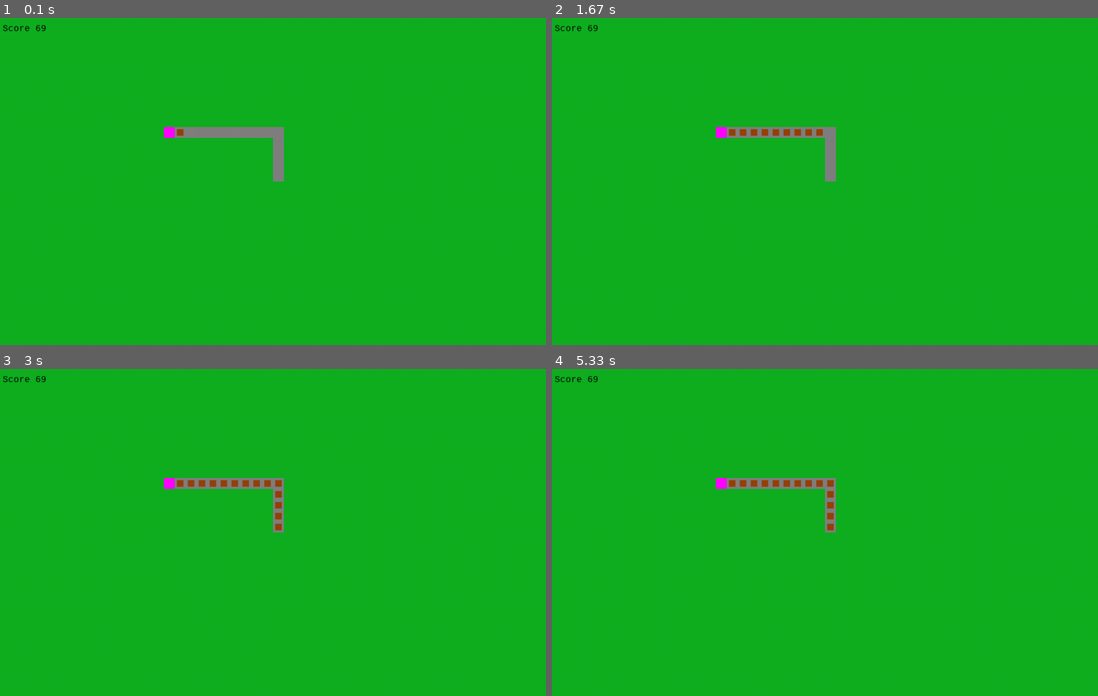
Above: before the commit, frames 1-4 (two rows, left to right).
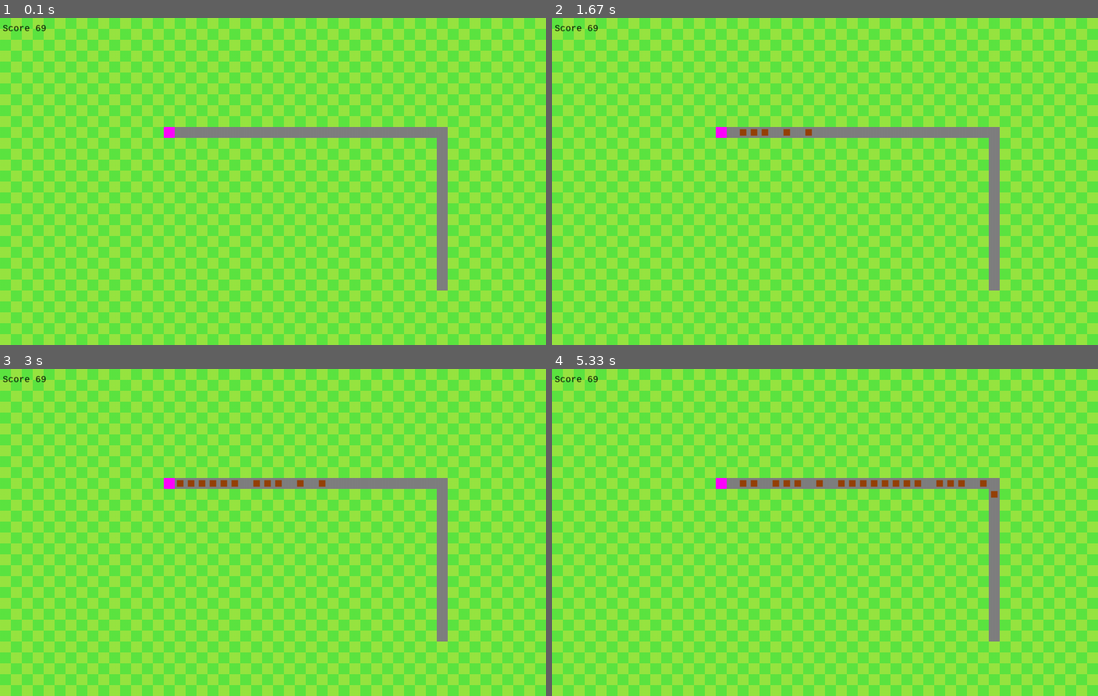
Above: after the commit, the same moments.

Repository: slin-j/funny_projects
Game: pygame game, started from py/minegame/main.py
Two runs of this game, one before a commit and one after it. Both use one fixed random seed, a clock stepped at 60 frames per second and the inputs below.
Inputs:
- Up to frame 1 (0.1 s): no input
- Up to frame 2 (1.67 s): tap F at 0.33, 0.73, 1.03, 1.23, 1.57 s
- Up to frame 3 (3 s): tap F at 1.87, 2.07, 2.37, 2.63, 2.97 s
- Up to frame 4 (5.33 s): tap F at 3.27, 3.4, 3.8, 4.1, 4.47, 4.87, 5.17 s

The runs differ from the first frame. In frame 1, 99% of the frame differs, in the area x 0-100%, y 0-100%; in frame 2, 99%; in frame 3, 99%; in frame 4, 99%.

Commit message:
fixed desync-bug

Diff:
--- a/py/minegame/environment.py
+++ b/py/minegame/environment.py
@@ -6,3 +6,13 @@
 
     def draw_background(self):
         self.bg.fill([16,176,33])
+
+    def draw_dbg_grid(self, SCR_WIDTH, SCR_HEIGHT):
+        for y in range(0,int(SCR_WIDTH / 20)):
+            for x in range(0,int(SCR_HEIGHT / 20)):
+                if (x + y) % 2:
+                    rect = pygame.Rect((20*x,20*y),(20,20))   # (position),(dimension)
+                    pygame.draw.rect(self.bg,(152, 230, 66),rect)
+                else:
+                    rect = pygame.Rect((20*x,20*y),(20,20))   # (position),(dimension)
+                    pygame.draw.rect(self.bg,(93, 230, 66),rect)
--- a/py/minegame/main.py
+++ b/py/minegame/main.py
@@ -1,5 +1,6 @@
 import sys
 import pygame
+import time
 
 import environment
 import resource_collect
@@ -18,17 +19,18 @@
 
 game_map = environment.earth(game_surface)
 miner1 = resource_collect.miner((15*20,10*20))
-conv1 = transport.conveyor_belt([(16*20,10*20), (17*20,10*20), (18*20,10*20), (19*20,10*20), (20*20,10*20), (21*20,10*20), (22*20,10*20), (23*20,10*20), (24*20,10*20), (25*20,10*20), (25*20,11*20), (25*20,12*20), (25*20,13*20), (25*20,14*20)])
+#conv1 = transport.conveyor_belt([(16*20,10*20), (17*20,10*20), (18*20,10*20), (19*20,10*20), (20*20,10*20), (21*20,10*20), (22*20,10*20), (23*20,10*20), (24*20,10*20), (25*20,10*20), (25*20,11*20), (25*20,12*20), (25*20,13*20), (25*20,14*20), (26*20,14*20), (27*20,14*20), (28*20,14*20), (29*20,14*20), (30*20,14*20), (31*20,14*20)])
 
 conveyor_list = []
-conveyor_list.append(conv1)
+conveyor_list.append(transport.conveyor_belt([(x*20,10*20) for x in range(16,40)] +
+                                             [(40*20,y*20) for y in range(10,25)]))
 
 font_normal = pygame.font.SysFont("monospace",16)
 
 i = 0
 
 while True:
-    clock.tick(200) # fps
+    clock.tick(100) # fps
 
     # user input events
     for event in pygame.event.get():
@@ -39,17 +41,22 @@
             if event.key == pygame.K_q:
                 pygame.quit()
                 sys.exit()
+            if event.key == pygame.K_f:
+                conveyor_list[0].add_material(entitiy.copper())
+
+    for c in conveyor_list:
+        c.incr_material_positions()
+
+    if miner1.did_material_spawn() == True: conveyor_list[0].add_material(entitiy.copper())
 
     # draw plain map
-    game_map.draw_background()
+    game_map.draw_dbg_grid(SCR_HEIGHT, SCR_WIDTH)
     # draw machines and belts on map
     miner1.draw_shape(game_map.bg)
     for c in conveyor_list:
         c.draw_shape_with_materials(game_map.bg)
 
-    if i % 6 == 0: conv1.add_material(entitiy.copper())
 
-    c.incr_material_positions()
 
     # show new graphics
     game_surface.blit(game_map.bg, (0, 0))
--- a/py/minegame/resource_collect.py
+++ b/py/minegame/resource_collect.py
@@ -1,7 +1,11 @@
 import pygame
+import time
 
 class miner:
     def __init__(self, position:tuple) -> None:
+        self.PRODUCTION_RATE = 600e6 # 400ms
+        self.last_update = time.time_ns()
+
         if len(position) == 2:
             self.position = position
             self.size = (20, 20) # px
@@ -9,3 +13,10 @@
     def draw_shape(self, surface:pygame.Surface):
         r = pygame.Rect(self.position, self.size)
         pygame.draw.rect(surface, [255, 0 , 255], r)
+
+    def did_material_spawn(self) -> bool:
+        if time.time_ns() - self.last_update >= self.PRODUCTION_RATE:
+            self.last_update += self.PRODUCTION_RATE
+            return True #todo return a string for ex with materialtype that can be interpreted and changed to a obj
+
+        return False
--- a/py/minegame/transport.py
+++ b/py/minegame/transport.py
@@ -6,10 +6,11 @@
 class conveyor_belt:
     def __init__(self, positions:list[tuple]) -> None:
         self.UPDATE_INTERVAL = 200e6 # 200ms
+        self.last_update = time.time_ns()
+
         self.positions = positions
-        self.materials = []
         self.size = (20, 20) # px
-        self.last_update = time.time_ns()
+        self.materials = [] # list with all entity-obj that are on this belt
 
     def draw_shape_with_materials(self, surface:pygame.Surface):
         for p in self.positions:
@@ -23,13 +24,16 @@
         # self.materials[-1].set_pos(self.positions[0]) # set startposition of new material to the beginning of the belt
 
     def incr_material_positions(self) -> bool:
-        while time.time_ns() - self.last_update >= self.UPDATE_INTERVAL:
+        if time.time_ns() - self.last_update >= self.UPDATE_INTERVAL:
             self.last_update += self.UPDATE_INTERVAL
-            for m in self.materials:
-                m.index_on_conv += 1
-                if m.index_on_conv > len(self.positions) - 1:
-                    self.materials.remove(m)
-            #todo what to do when conv ends?
+            # print(len(self.materials))
+            r = 0
+            for i in range(len(self.materials)):
+                self.materials[i-r].index_on_conv += 1
+                if self.materials[i-r].index_on_conv > (len(self.positions) - 1):
+                    self.materials.remove(self.materials[i-r])
+                    r += 1
+            #todo what to do when belt ends?
 
     def get_positions(self) -> list[tuple]:
         return self.positions.copy()
